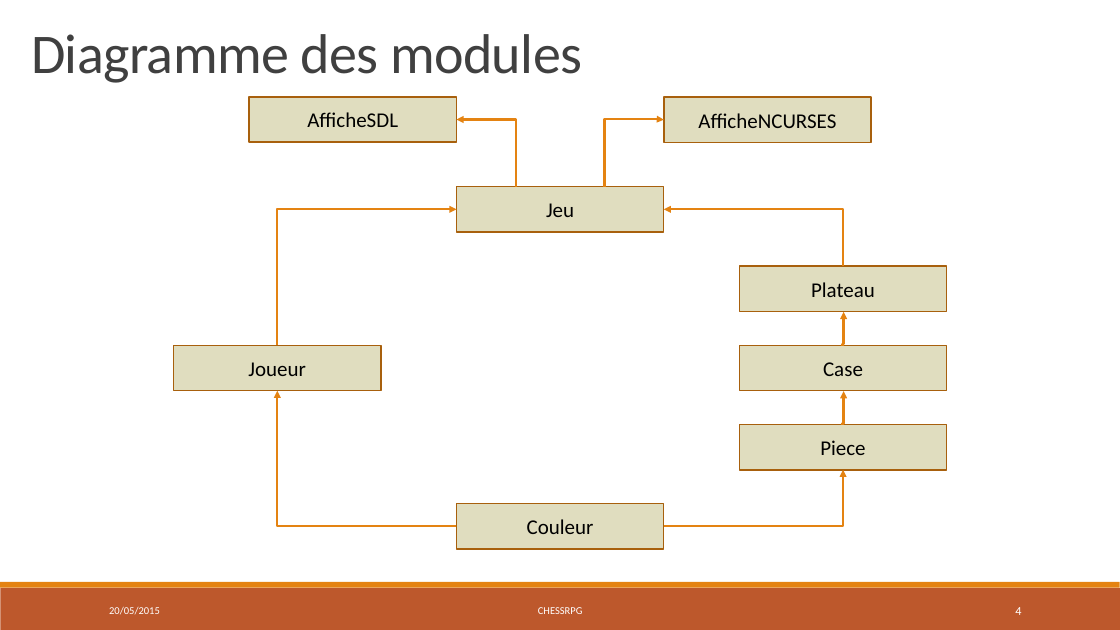
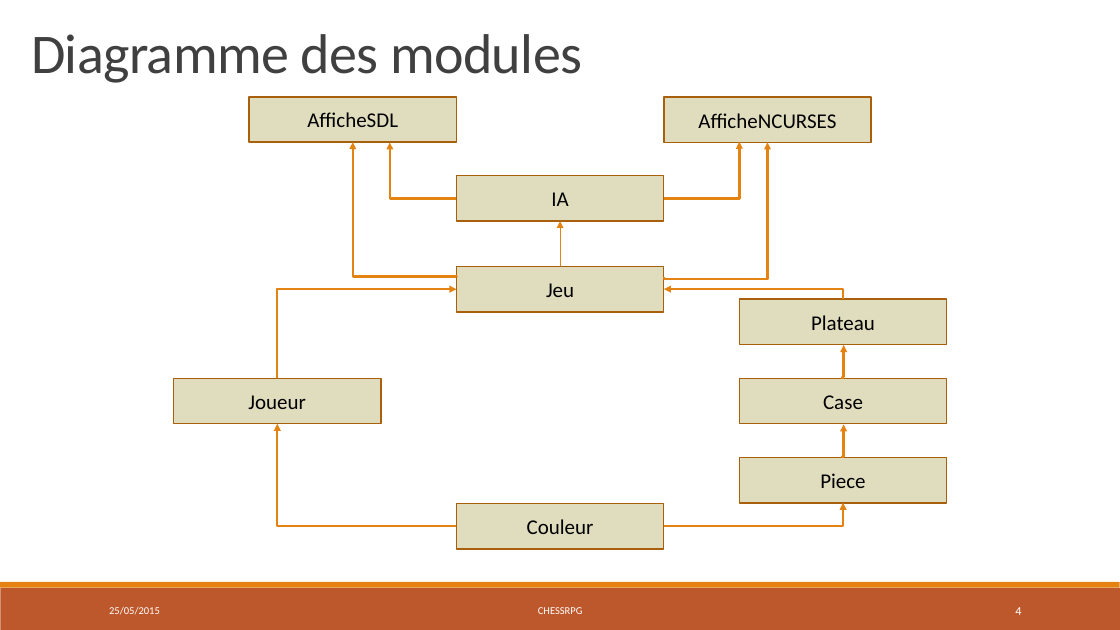
Before and after one commit to chessRPG/master, a slide deck: slide 4 of ChessRPG-présentation.pptx. Drawn at 1120x630 pixels with LibreOffice and Linux fonts; fonts in the diff are those of the drawing. Boxes give left, top, right and bottom in pixels: in the first picture for what was removed or moved away, otherwise in the second. Text is boxed around its words. In the diff, an @@ line names an element or a change of style, - is before the commit and + after.

```diff
--- a/ChessRPG-présentation.pptx
+++ b/ChessRPG-présentation.pptx
@@ elbow arrow added from (456, 277) to (353, 142), #E48312 2 pt @@
@@ elbow arrow moved from (516, 187) - (456, 119) to (456, 198) - (390, 143) @@
@@ elbow arrow moved from (605, 187) - (664, 120) to (664, 198) - (739, 142) @@
@@ elbow arrow added from (664, 277) to (768, 143), #E48312 2 pt @@
@@ rectangle added at <box>456,176,664,221</box>, fill #C2BC80 at 50% opacity, outline #A9610D 1.25 pt, 18 pt, text #000000 @@
+IA
@@ arrow added from (560, 266) to (560, 221), #E48312 1 pt @@
@@ rectangle "Jeu": place and size @@
-rectangle "Jeu" at <box>456,187,664,232</box>
+rectangle "Jeu" at <box>456,266,664,312</box>
@@ elbow arrow moved from (277, 345) - (456, 209) to (277, 378) - (456, 289) @@
@@ elbow arrow moved from (844, 266) - (664, 209) to (844, 299) - (664, 289) @@
@@ 4 rectangles, 1 elbow arrow: place and size @@
-4 rectangles, 1 elbow arrow at <box>174,266,947,470</box>
+4 rectangles, 1 elbow arrow at <box>174,299,947,503</box>
@@ elbow arrow moved from (456, 526) - (277, 391) to (456, 526) - (277, 423) @@
@@ elbow arrow moved from (843, 425) - (844, 392) to (843, 458) - (844, 424) @@
@@ elbow arrow moved from (664, 526) - (844, 470) to (664, 526) - (844, 503) @@
```
Also in this commit, not shown: 12 other slides changed, 2 slides added, 1 slide removed, 1 other file.
